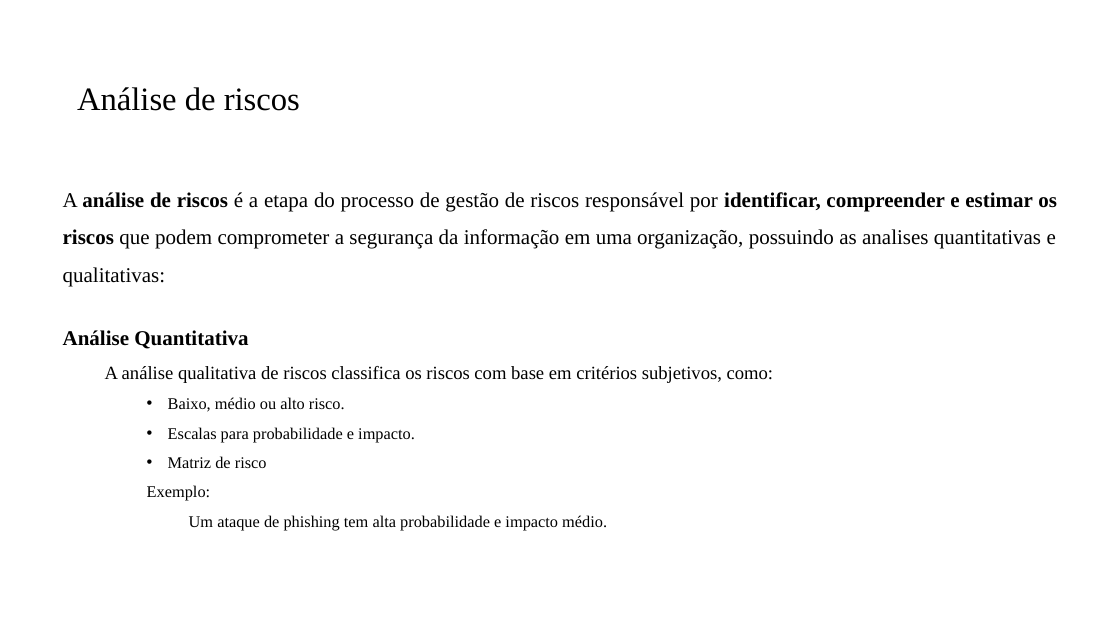
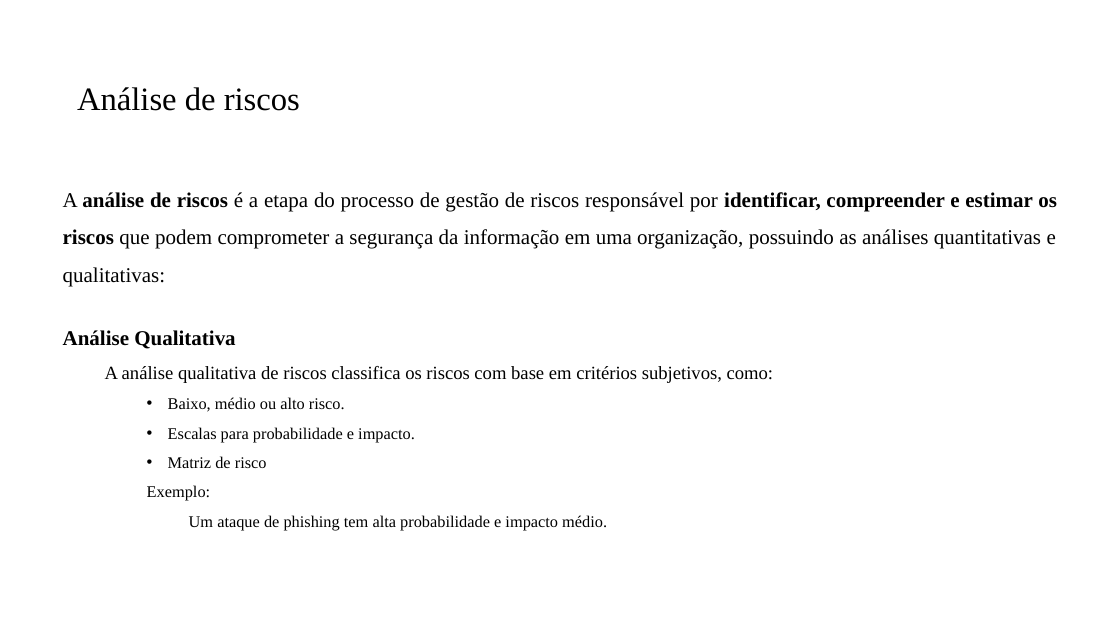
Before and after one commit to PedroMiho/UMC, a slide deck: slide 27 of Projeto de Software e Segurança da Informação - 2025/Segurança da Informação/Aula 06 - ISO 27001 - Módulo 1-2/ISO 27001.pptx. Drawn at 1120x630 pixels with LibreOffice and Linux fonts; fonts in the diff are those of the drawing; background and template pictures are left out. Boxes give left, top, right and bottom in pixels: in the first picture for what was removed or moved away, otherwise in the second. Text is boxed around its words. In the diff, an @@ line names an element or a change of style, - is before the commit and + after.

```diff
--- a/Projeto de Software e Segurança da Informação - 2025/Segurança da Informação/Aula 06 - ISO 27001 - Módulo 1-2/ISO 27001.pptx
+++ b/Projeto de Software e Segurança da Informação - 2025/Segurança da Informação/Aula 06 - ISO 27001 - Módulo 1-2/ISO 27001.pptx
@@ text at (x1=63, y1=192, x2=1057, y2=349): text changed @@
-A análise de riscos é a etapa do processo de gestão de riscos responsável por identificar, compreender e estimar os riscos que podem comprometer a segurança da informação em uma organização, possuindo as analises quantitativas e qualitativas:
-Análise Quantitativa
+A análise de riscos é a etapa do processo de gestão de riscos responsável por identificar, compreender e estimar os riscos que podem comprometer a segurança da informação em uma organização, possuindo as análises quantitativas e qualitativas:
+Análise Qualitativa
```
Also in this commit, not shown: 18 other files.
